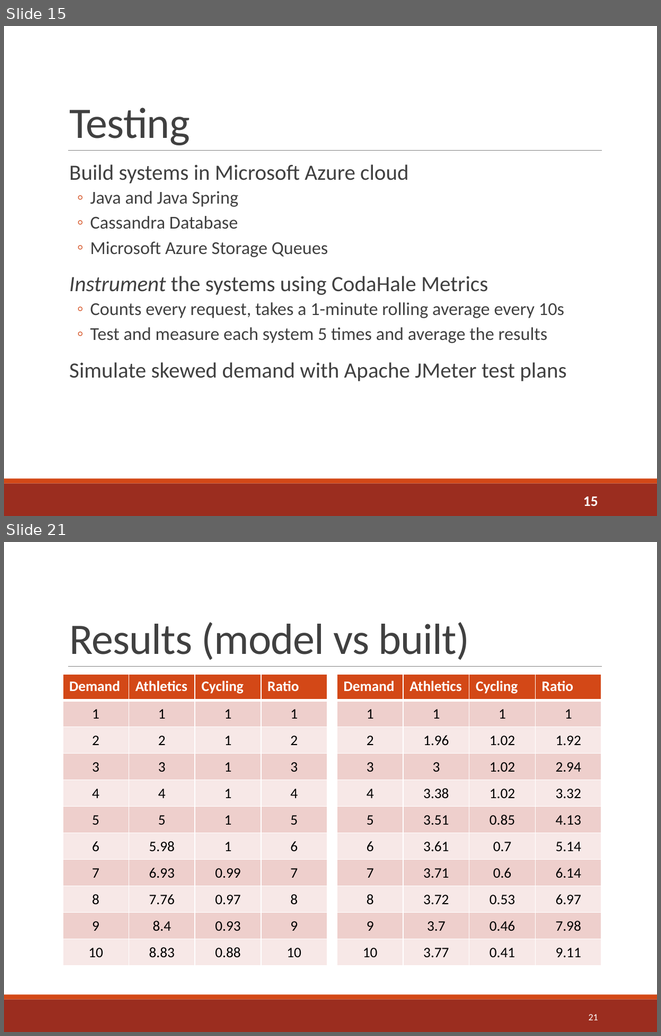
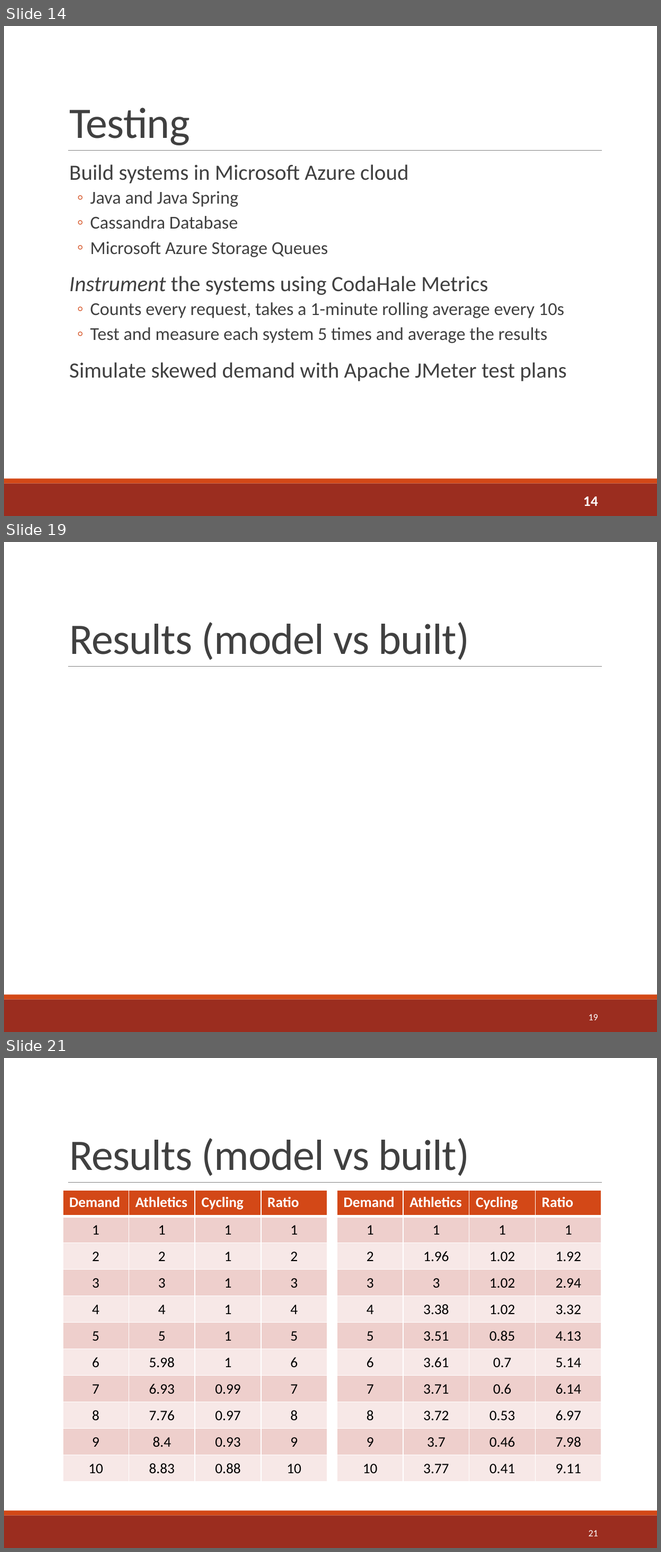
Before and after one commit to sshephard2/skewed-modelling, a slide deck: Presentation/Performance modelling of skewed demand in complex systems.pptx. Shown one above the other, each under a label of ours: slides 15 and 21 before the commit, slides 14, 19 and 21 after it; the slides between them are not shown. The pictures are 661x1036 and 661x1552 pixels, drawn with LibreOffice and Linux fonts; fonts in the diff are those of the drawing. Boxes give left, top, right and bottom in pixels: in the first picture for what was removed or moved away, otherwise in the second. Text is boxed around its words. In the diff, an @@ line names an element or a change of style, - is before the commit and + after.

```diff
--- a/Presentation/Performance modelling of skewed demand in complex systems.pptx
+++ b/Presentation/Performance modelling of skewed demand in complex systems.pptx
@@ slide 19 added at [4,542,657,1032], background #FFFFFF; not listed: 3 template elements that a slide beside it also shows @@
@@ title added at [69,622,469,660], 48 pt, text #404040 @@
+Results (model vs built)
@@ page number added at [589,1014,598,1020], 10.5 pt, text #FFFFFF @@
+19
@@ what was slide 15 is now slide 14 @@
@@ page number at [583,496,598,506]: text changed @@
-15
+14
```
Also in this commit, not shown: 6 slides changed, 1 other slide added, 2 slides removed.
